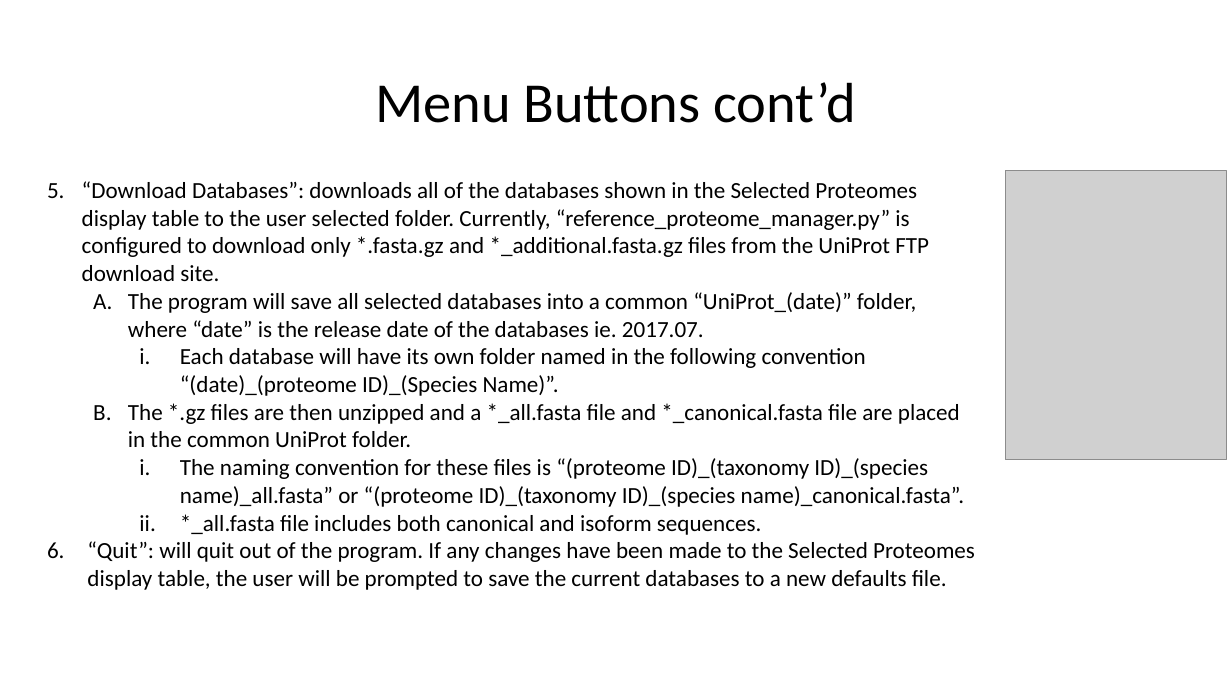
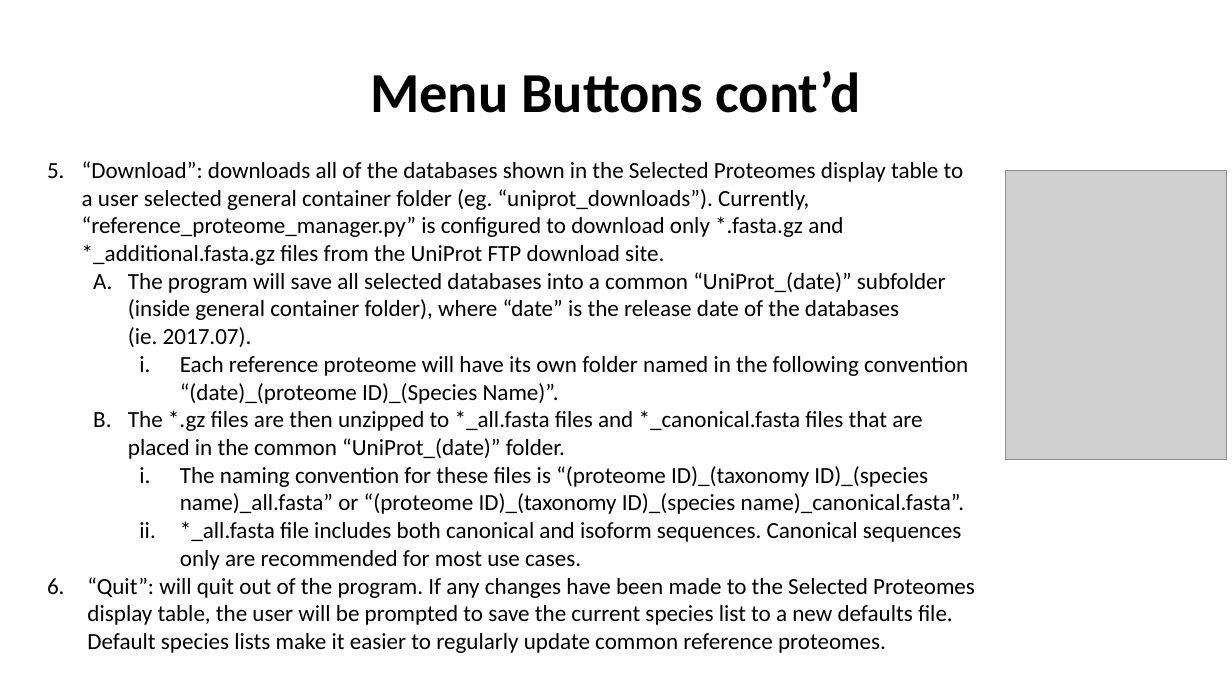
Before and after one commit to lily-liang12/Reference_Proteome_Manager, a slide deck: slide 12 of Reference_Proteome_Manager_UniProt/User_Guide_UniProt.pptx (slide 7 before the commit). Drawn at 1232x693 pixels with LibreOffice and Linux fonts; fonts in the diff are those of the drawing; grey boxes stand for pictures. Boxes give left, top, right and bottom in pixels: in the first picture for what was removed or moved away, otherwise in the second. Text is boxed around its words. In the diff, an @@ line names an element or a change of style, - is before the commit and + after.

```diff
--- a/Reference_Proteome_Manager_UniProt/User_Guide_UniProt.pptx
+++ b/Reference_Proteome_Manager_UniProt/User_Guide_UniProt.pptx
@@ title "Menu Buttons cont’d" at (370,71,861,113): bold on @@
@@ text "“Download”: downloads all of the ...": place and size @@
-text "“Download”: downloads all of the ..." at (82,181,975,590)
+text "“Download”: downloads all of the ..." at (82,161,975,653)
@@ text at (82,161,968,459): text changed @@
-5. “Download Databases”: downloads all of the databases shown in the Selected Proteomes display table to the user selected folder. Currently, “reference_proteome_manager.py” is configured to download only *.fasta.gz and *_additional.fasta.gz files from the UniProt FTP download site.
-  A. The program will save all selected databases into a common “UniProt_(date)” folder, where “date” is the release date of the databases ie. 2017.07.
-    i. Each database will have its own folder named in the following convention “(date)_(proteome ID)_(Species Name)”.
-  B. The *.gz files are then unzipped and a *_all.fasta file and *_canonical.fasta file are placed in the common UniProt folder.
+5. “Download”: downloads all of the databases shown in the Selected Proteomes display table to a user selected general container folder (eg. “uniprot_downloads”). Currently, “reference_proteome_manager.py” is configured to download only *.fasta.gz and *_additional.fasta.gz files from the UniProt FTP download site.
+  A. The program will save all selected databases into a common “UniProt_(date)” subfolder (inside general container folder), where “date” is the release date of the databases
+     (ie. 2017.07).
+    i. Each reference proteome will have its own folder named in the following convention “(date)_(proteome ID)_(Species Name)”.
+  B. The *.gz files are then unzipped to *_all.fasta files and *_canonical.fasta files that are placed in the common “UniProt_(date)” folder.
@@ text at (87,521,975,653): text changed @@
-    ii. *_all.fasta file includes both canonical and isoform sequences.
-6. “Quit”: will quit out of the program. If any changes have been made to the Selected Proteomes display table, the user will be prompted to save the current databases to a new defaults file.
+    ii. *_all.fasta file includes both canonical and isoform sequences. Canonical sequences only are recommended for most use cases.
+6. “Quit”: will quit out of the program. If any changes have been made to the Selected Proteomes display table, the user will be prompted to save the current species list to a new defaults file. Default species lists make it easier to regularly update common reference proteomes.
```
Also in this commit, not shown: 7 other slides changed, 5 slides added, 2 other files.
